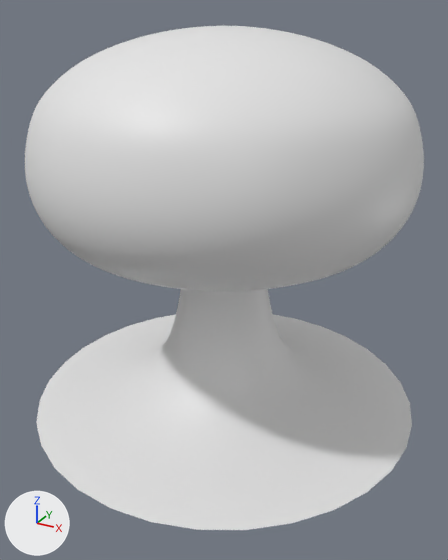
The FBX model Project Karting/Assets/Ressources/3D Models/Fx/nukeExplosion.fbx as it was, and as the next commit left it.
Before and after are seen from a 50 mm camera at (8.36, -15.22, 18.03) aimed at (0.27, -0.51, 10.68). Every picture has the same lights, and +X, +Y and +Z are marked at lower left. Where no turn or scale is listed for an object, it has been applied to the vertices.

Script lines for the objects in view, before the commit:
```python
me_sphere_003 = bpy.data.meshes.new('Sphere.003')
me_sphere_003.from_pydata(...)  # 7682 vertices, 7680 faces; spans x -5.36..5.36, y -5.36..5.36, z -3.46..2.34
me_sphere_004 = bpy.data.meshes.new('Sphere.004')
me_sphere_004.from_pydata(...)  # 928 vertices, 896 faces; spans x -5.99..5.99, y -5.99..5.99, z -0.79..5.99
ob_sphere = bpy.data.objects.new('Sphere', me_sphere_003)
ob_sphere.location = (0.0, 0.0, 15.27)
ob_sphere_001 = bpy.data.objects.new('Sphere.001', me_sphere_004)
ob_sphere_001.location = (0.0, 0.0, 7.2)
```
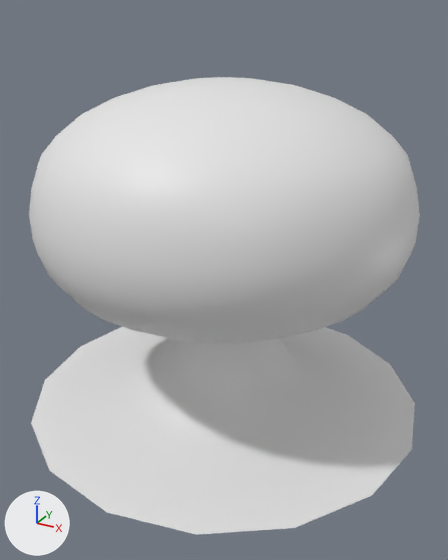
What changed in the scene script:
```text
Change me_sphere_004:
    used by ob_sphere_001; location = (0.0, 0.0, 7.2)
    remove me_sphere_004.from_pydata(...)  # 928 vertices, 896 faces; spans x -5.99..5.99, y -5.99..5.99, z -0.79..5.99
    add me_sphere_004.from_pydata(...)  # 192 vertices, 176 faces; spans x -6.14..6.14, y -6.14..6.14, z -0.79..4.68
    me_sphere_004 part 1: 928 vertices removed from x -5.99..5.99, y -5.99..5.99, z -0.79..5.99; 192 vertices added at x -6.14..6.14, y -6.14..6.14, z -0.79..4.68
    me_sphere_004 part 2: the surface is now shaded smooth
Change ob_sphere:
    ob_sphere.location: (0.0, 0.0, 15.27) -> (0.0, 0.0, 13.93)
```

Location of each change, (x1, y1, x2, y2) in pixels of the pictures (448 x 560 px):
'Sphere', moved: before (25, 26, 424, 291); after (29, 77, 420, 343)
'Sphere.001', reshaped (14% shorter): before (36, 289, 412, 530); after (31, 327, 415, 535)
part 1 of me_sphere_004, cut back: before (36, 289, 412, 530); after (31, 327, 415, 535)
